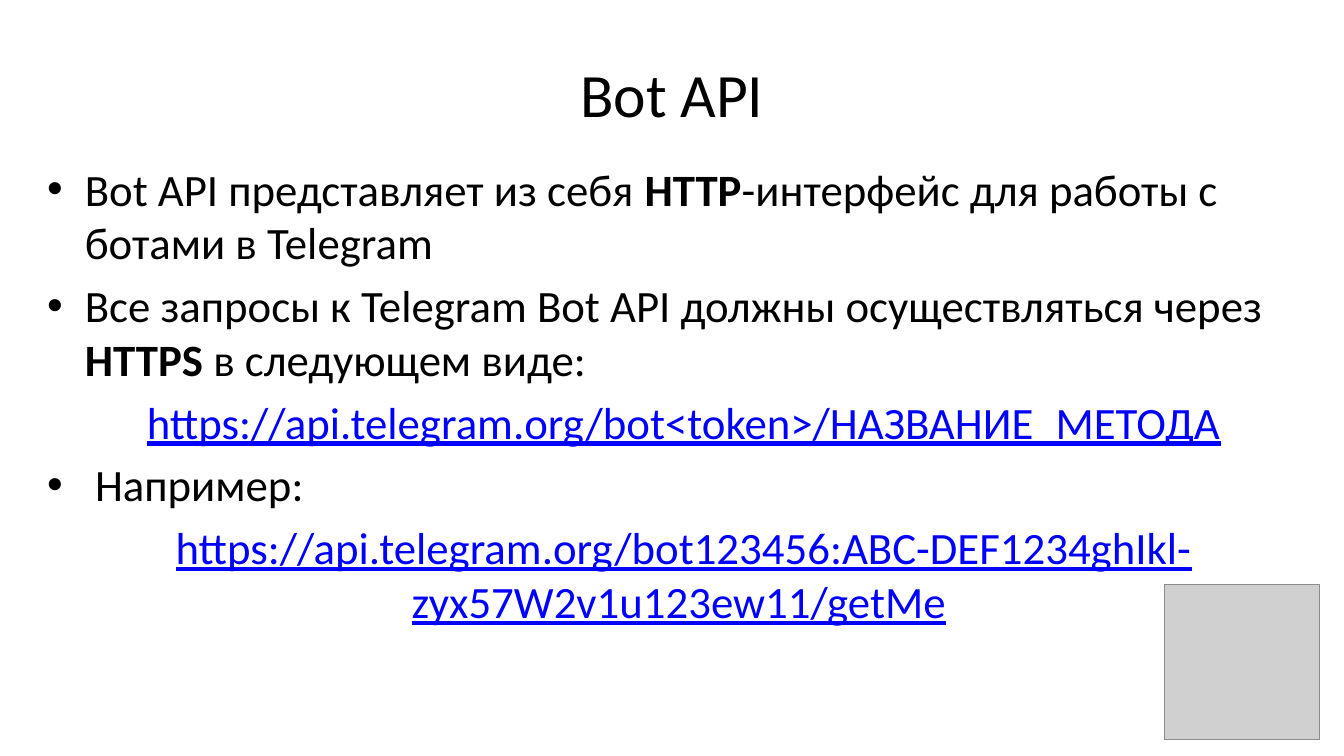
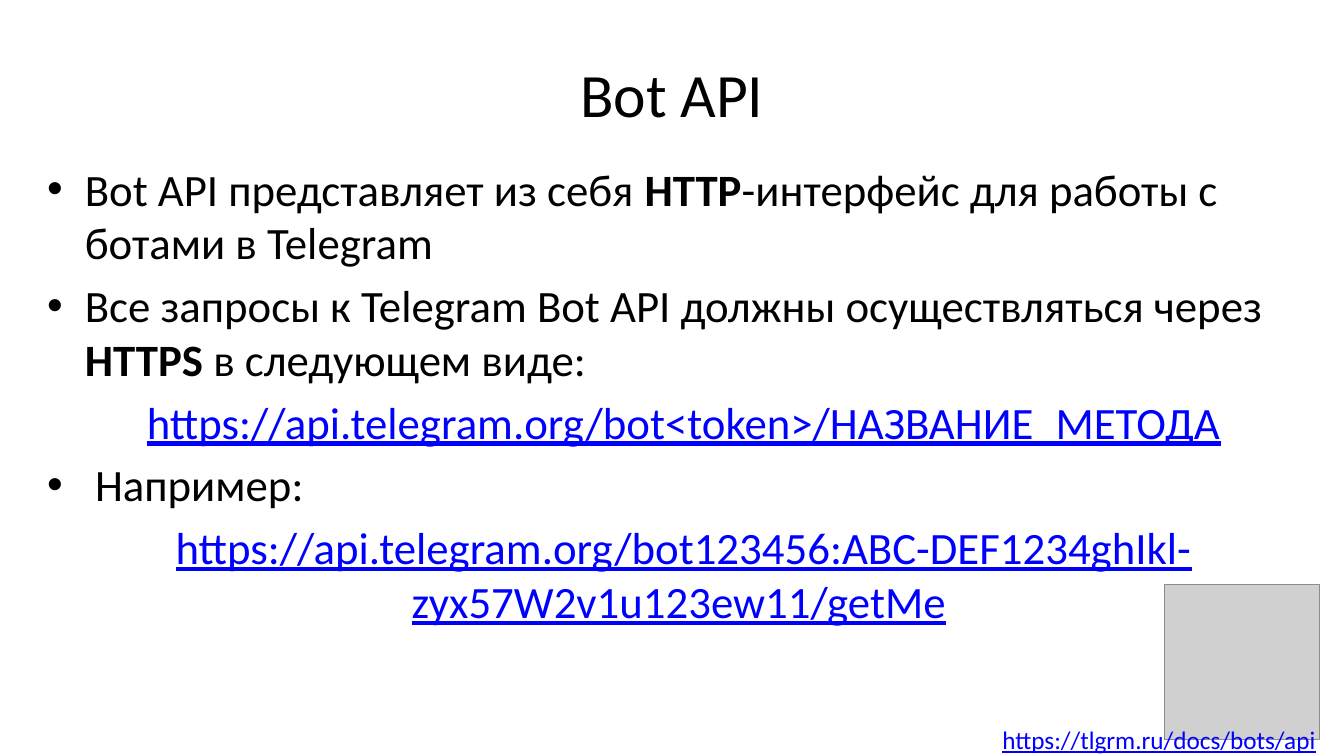
Before and after one commit to openlesson/java-telegram-bot, a slide deck: slide 10 of docs/lesson_telegram_bot.pptx. Drawn at 1344x756 pixels with LibreOffice and Linux fonts; fonts in the diff are those of the drawing; grey boxes stand for pictures. Boxes give left, top, right and bottom in pixels: in the first picture for what was removed or moved away, otherwise in the second. Text is boxed around its words. In the diff, an @@ line names an element or a change of style, - is before the commit and + after.

```diff
--- a/docs/lesson_telegram_bot.pptx
+++ b/docs/lesson_telegram_bot.pptx
@@ text added at bbox=[1002, 729, 1315, 754], 18 pt, text #0000FF, underline @@
+https://tlgrm.ru/docs/bots/api
```
Also in this commit, not shown: 2 other slides changed, 4 slides added, 2 slides removed.
